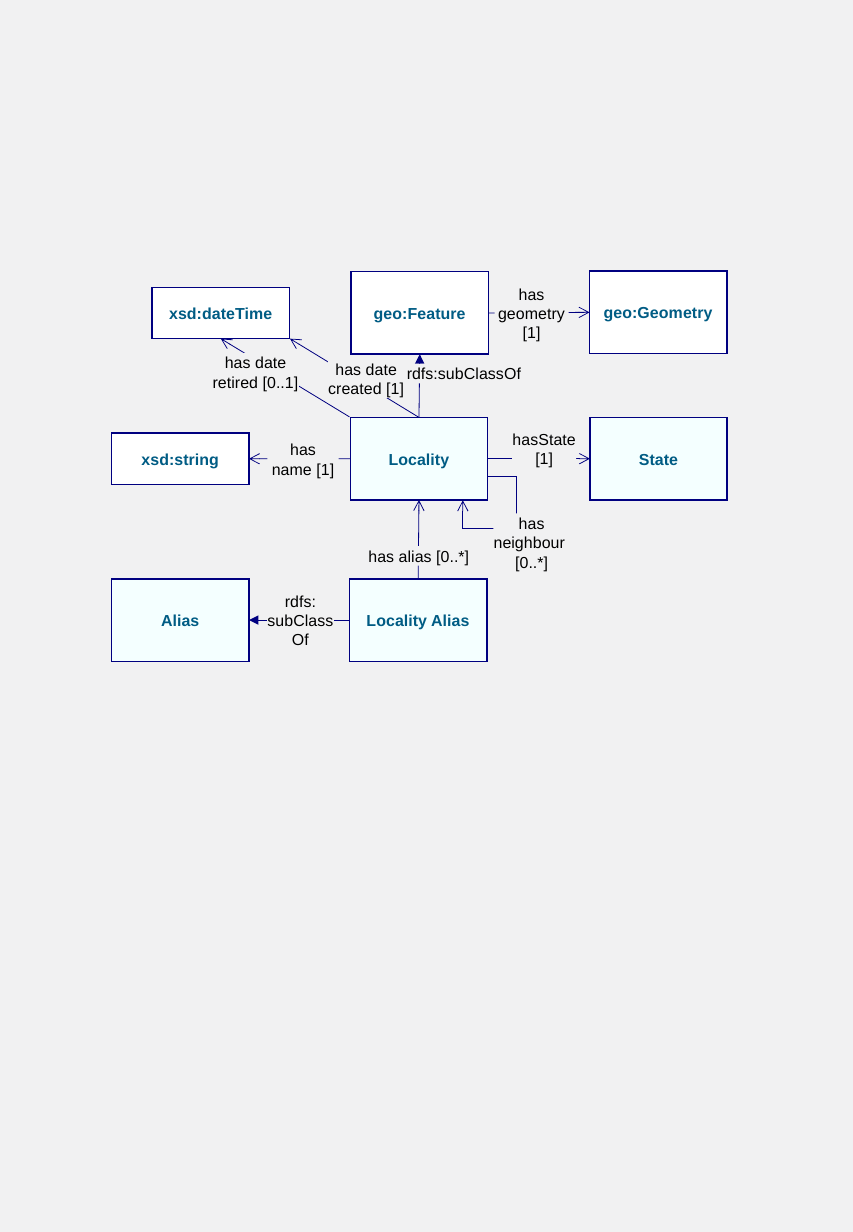
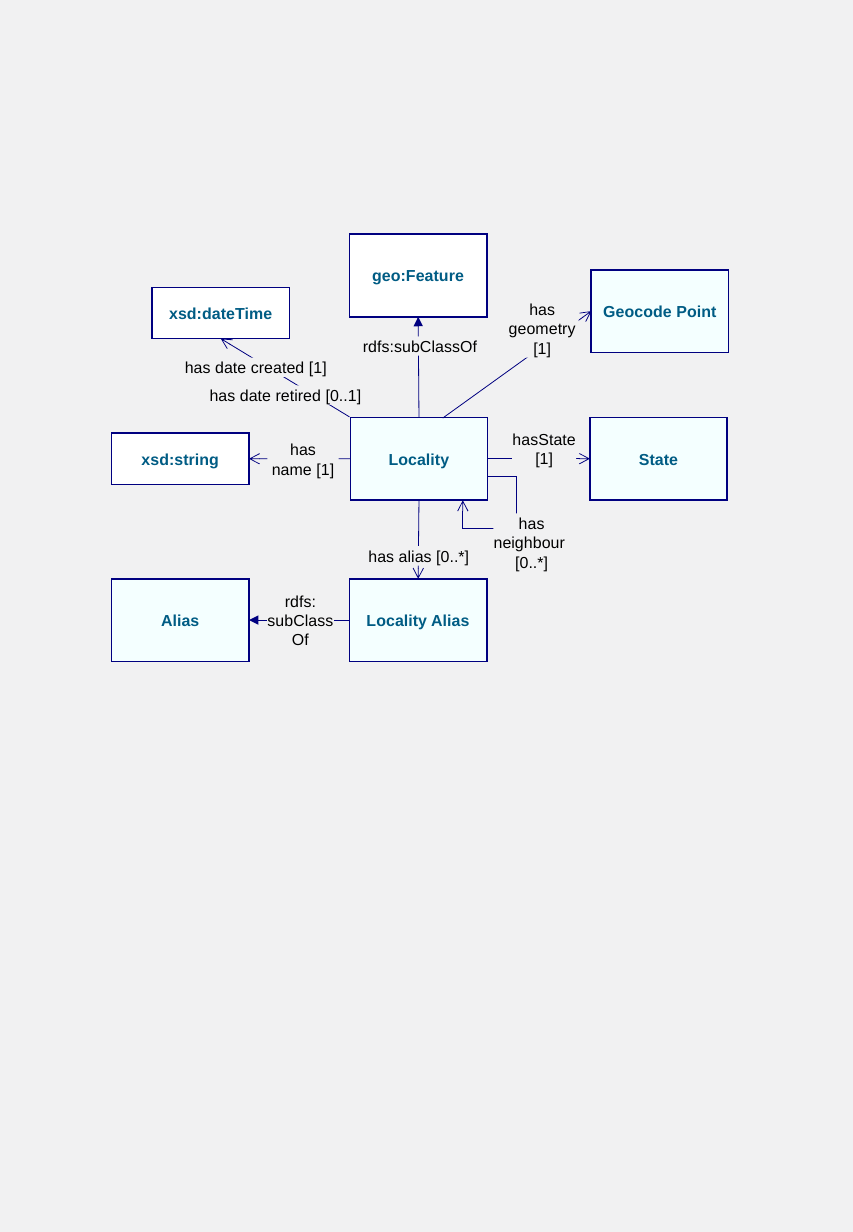
Before and after one commit to AGLDWG/gnaf-ont, a slide deck: slide 4 of docs/diagrams.pptx. Drawn at 853x1232 pixels with LibreOffice and Linux fonts; fonts in the diff are those of the drawing. Boxes give left, top, right and bottom in pixels: in the first picture for what was removed or moved away, otherwise in the second. Text is boxed around its words. In the diff, an @@ line names an element or a change of style, - is before the commit and + after.

```diff
--- a/docs/diagrams.pptx
+++ b/docs/diagrams.pptx
@@ rectangle "geo:Feature" moved from (x1=351, y1=272, x2=489, y2=355) to (x1=349, y1=234, x2=487, y2=317) @@
@@ text "has geometry [1]" moved from (x1=498, y1=288, x2=565, y2=342) to (x1=509, y1=303, x2=576, y2=358) @@
@@ rectangle "Geocode Point" at (x1=591, y1=270, x2=729, y2=353): fill #FFFFFF to #F4FFFF @@
@@ arrow moved from (419, 417) - (420, 355) to (419, 417) - (419, 317) @@
@@ arrow moved from (488, 313) - (589, 313) to (442, 419) - (591, 312) @@
@@ text in rectangle at (x1=603, y1=305, x2=716, y2=317): text changed @@
-geo:Geometry
+Geocode Point
@@ rectangle "has date created [1]" resized from (x1=328, y1=363, x2=404, y2=398) to (x1=184, y1=357, x2=328, y2=376) @@
@@ arrow removed from (419, 417) to (290, 339) @@
@@ text "rdfs:subClassOf" moved from (x1=407, y1=367, x2=521, y2=384) to (x1=363, y1=340, x2=477, y2=356) @@
@@ text "has date retired [0..1]" rewrapped from (x1=213, y1=353, x2=299, y2=391) to (x1=210, y1=389, x2=362, y2=405) @@
@@ arrow moved from (419, 579) - (419, 500) to (419, 500) - (419, 579) @@
```
Also in this commit, not shown: 4 other slides changed, 9 other files.
